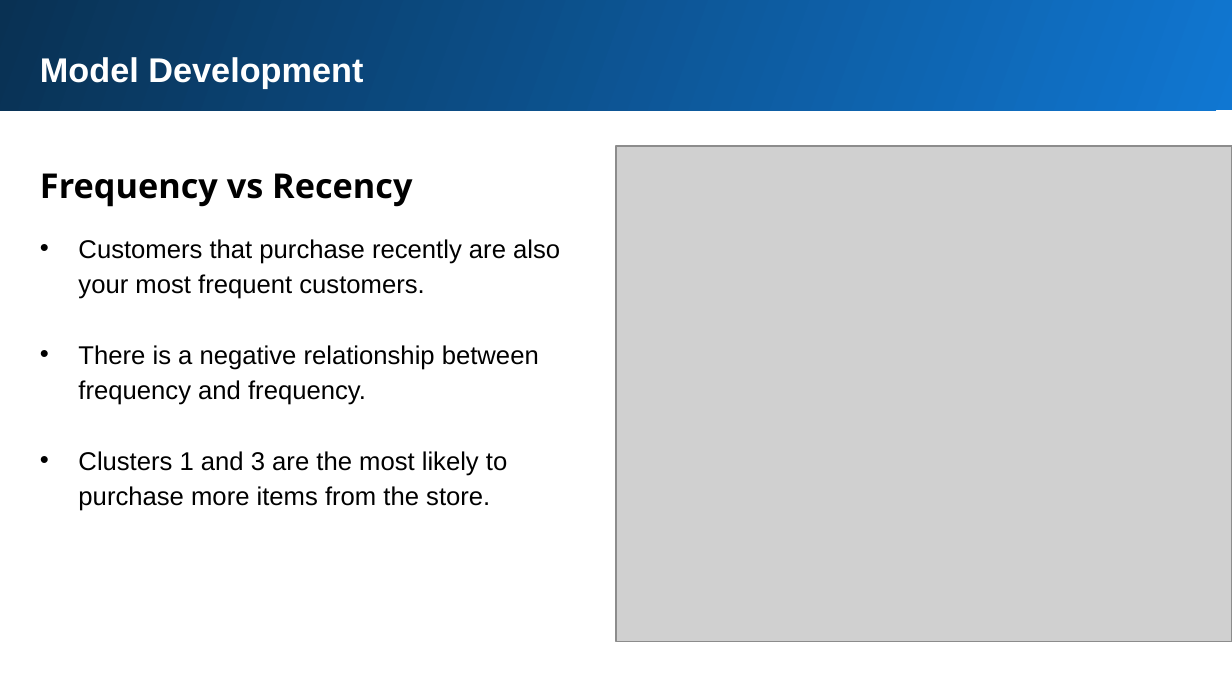
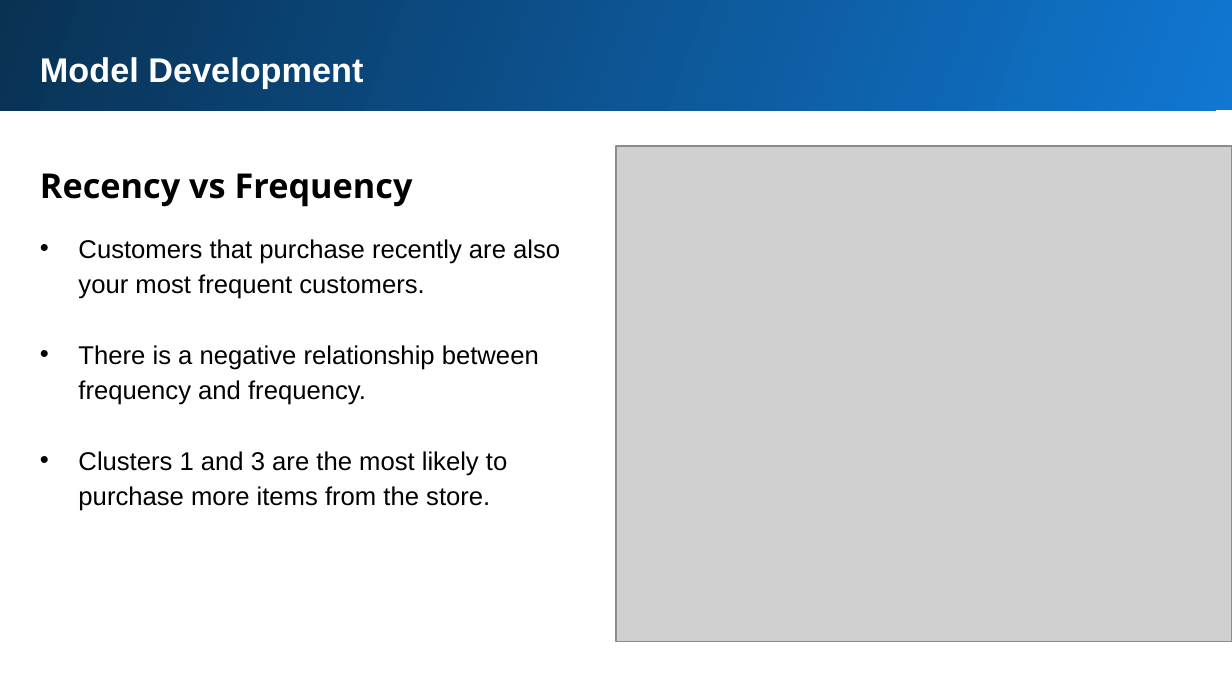
Before and after one commit to Mevhare/Forage-KPMG-AU-Virtual-Internship, a slide deck: slide 11 of Solution/Task 2/Sprocket_Presenation.pptx. Drawn at 1232x693 pixels with LibreOffice and Linux fonts; fonts in the diff are those of the drawing; grey boxes stand for pictures. Boxes give left, top, right and bottom in pixels: in the first picture for what was removed or moved away, otherwise in the second. Text is boxed around its words. In the diff, an @@ line names an element or a change of style, - is before the commit and + after.

```diff
--- a/Solution/Task 2/Sprocket_Presenation.pptx
+++ b/Solution/Task 2/Sprocket_Presenation.pptx
@@ text at (x1=40, y1=173, x2=413, y2=207): text changed @@
-Frequency vs Recency
+Recency vs Frequency
```
Also in this commit, not shown: 1 other file.
